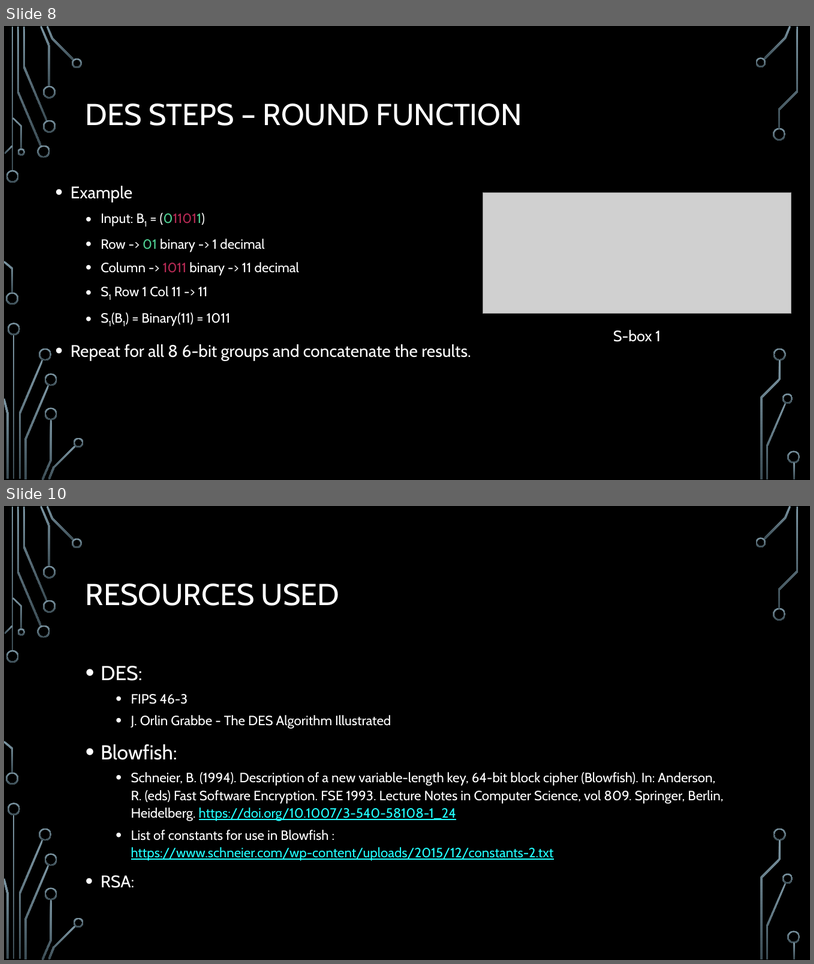
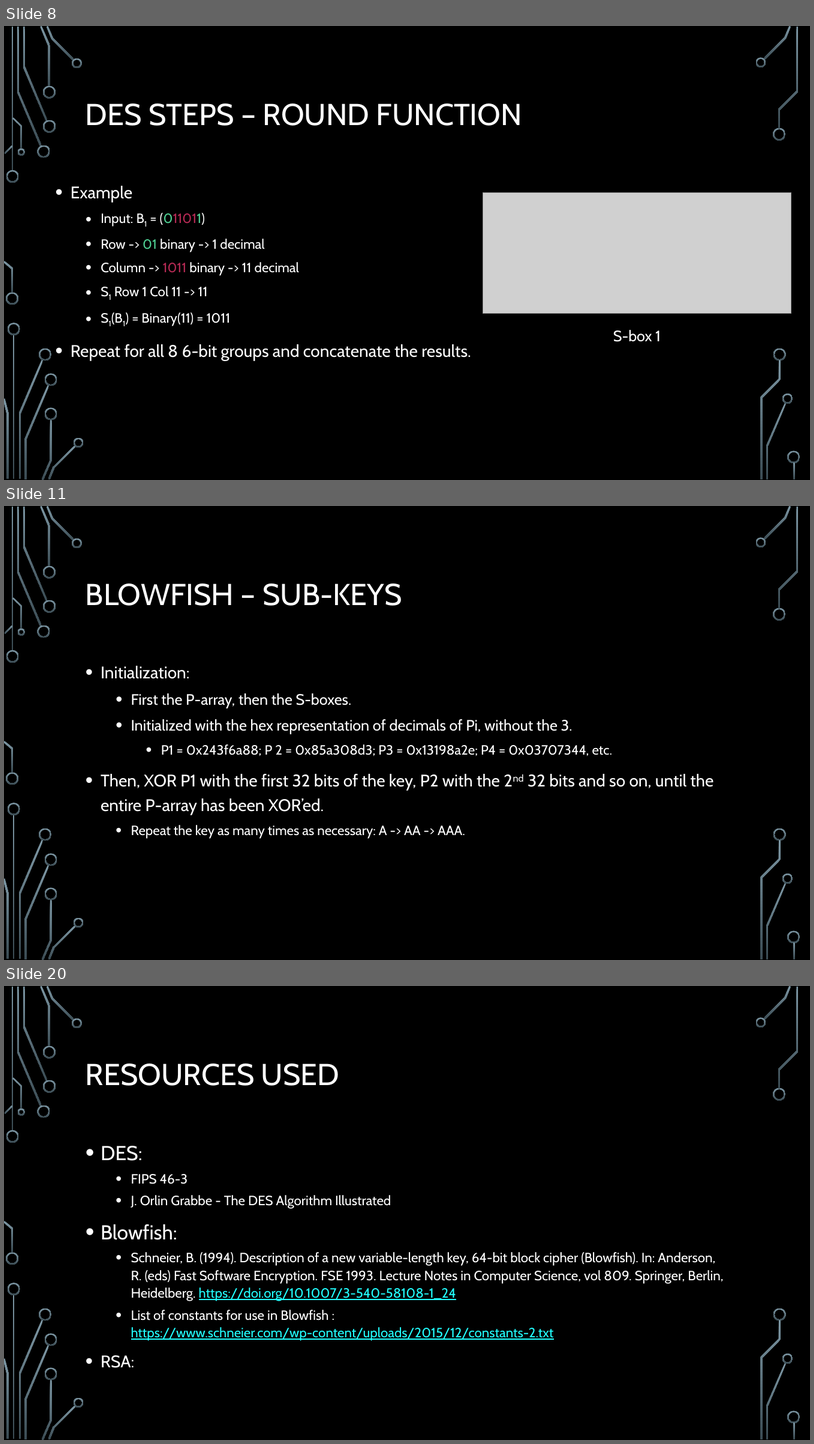
Before and after one commit to barna-tudor/SC-Final-Project, a slide deck: Security & cryptography final project.pptx. Shown one above the other, each under a label of ours: slides 8 and 10 before the commit, slides 8, 11 and 20 after it; the slides between them are not shown. The pictures are 814x964 and 814x1444 pixels, drawn with LibreOffice and Linux fonts; fonts in the diff are those of the drawing; grey boxes stand for pictures; background and template pictures are left out. Boxes give left, top, right and bottom in pixels: in the first picture for what was removed or moved away, otherwise in the second. Text is boxed around its words. In the diff, an @@ line names an element or a change of style, - is before the commit and + after.

```diff
--- a/Security & cryptography final project.pptx
+++ b/Security & cryptography final project.pptx
@@ slide 11 added at (x1=4, y1=506, x2=810, y2=960), background picture (left out); not listed: 36 template elements that a slide beside it also shows @@
@@ title added at (x1=86, y1=583, x2=402, y2=606), 36 pt, text #FFFFFF @@
+BLOWFISH – SUB-KEYS
@@ text added at (x1=101, y1=666, x2=714, y2=838), 20 pt, text #FFFFFF @@
+• Initialization:
+  • First the P-array, then the S-boxes.
+  • Initialized with the hex representation of decimals of Pi, without the 3.
+    • P1 = 0x243f6a88; P 2 = 0x85a308d3; P3 = 0x13198a2e; P4 = 0x03707344, etc.
+• Then, XOR P1 with the first 32 bits of the key, P2 with the 2nd 32 bits and so on, until the entire P-array has been XOR’ed.
+  • Repeat the key as many times as necessary: A -> AA -> AAA.
@@ what was slide 10 is now slide 20 @@
```
Also in this commit, not shown: 4 slides changed, 9 other slides added.
